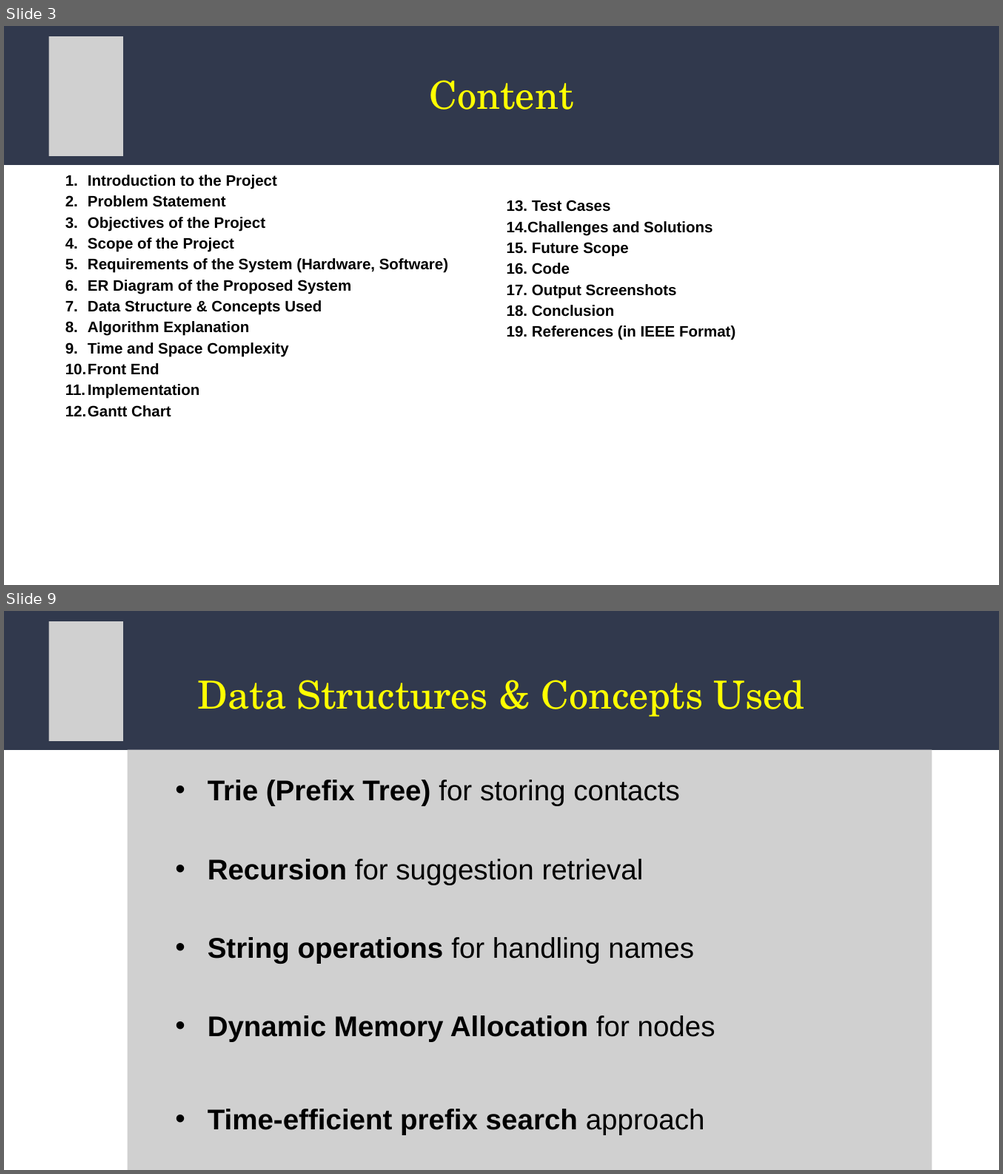
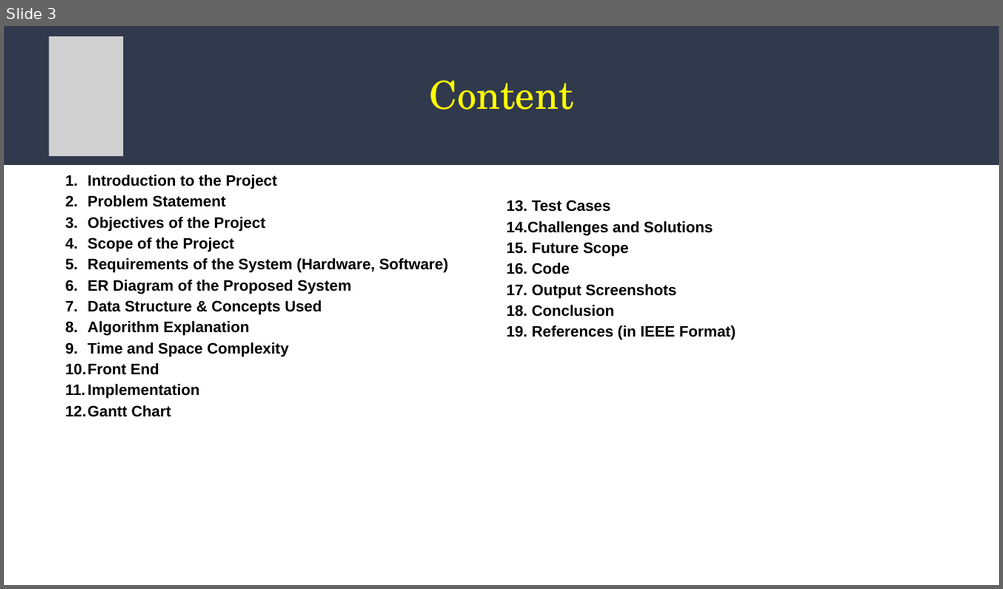
Before and after one commit to aaditralph/DSA-Mini-Project, a slide deck: DSA_MiniProject.pptx. Shown one above the other, each under a label of ours: slides 3 and 9 before the commit, slide 3 after it; the slides between them are not shown. The pictures are 1003x1174 and 1003x589 pixels, drawn with LibreOffice and Linux fonts; fonts in the diff are those of the drawing; grey boxes stand for pictures. Boxes give left, top, right and bottom in pixels: in the first picture for what was removed or moved away, otherwise in the second. Text is boxed around its words. In the diff, an @@ line names an element or a change of style, - is before the commit and + after.

```diff
--- a/DSA_MiniProject.pptx
+++ b/DSA_MiniProject.pptx
@@ slide 9 removed at box(4, 611, 999, 1170), background #FFFFFF @@
@@ freeform shape removed at box(4, 611, 999, 749) @@
@@ picture removed at box(48, 621, 123, 741) @@
@@ text removed at box(198, 680, 805, 717) @@
-Data Structures & Concepts Used
@@ picture removed at box(128, 749, 931, 1170) @@
@@ text removed at box(208, 780, 715, 1136) @@
-  • Trie (Prefix Tree) for storing contacts
-  • Recursion for suggestion retrieval
-  • String operations for handling names
-  • Dynamic Memory Allocation for nodes
-  • Time-efficient prefix search approach
```
Also in this commit, not shown: 5 slides changed, 3 slides added, 1 other slide removed.
